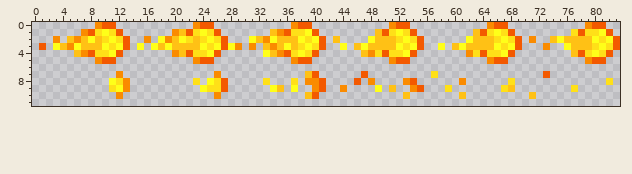
Sprite sheet, stored at media/fireball-x.png. Above, as it was before the edit.
The file is 84x12 pixels.
After the commit:
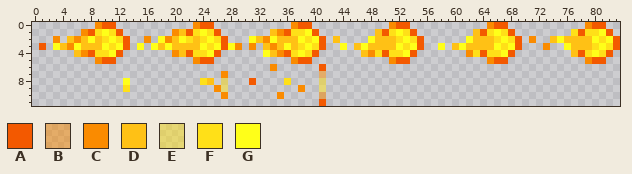
Palette (. is transparent): A #f35900  B #fa8b0080  C #fa8b00  D #ffc115  E #ffe01880  F #ffe018  G #ffff19
From the commit log: New fireball explosion graphics
Changes in this commit:
y 6: x 34 . -> C; x 41 . -> A
y 7: x 12 C -> .; x 26..27 C. -> .C; x 39..41 DA. -> ..B; x 47 A -> .; x 57 F -> .; x 73 A -> .
y 8: x 11..13 GFC -> ..G; x 23..27 F.GFA -> .FD.E; x 31 . -> A; x 33 F -> .; x 36..37 .F -> F.; x 39..41 CCA -> ..E; x 46 A -> .; x 48 C -> .; x 53..54 CA -> ..; x 61 C -> .; x 68 F -> .; x 82 F -> .
y 9: x 11..13 FGC -> ..F; x 24..27 GFFA -> ..CE; x 34..35 GD -> ..; x 37..38 G. -> .C; x 40..41 CA -> .E; x 44 C -> .; x 49 G -> .; x 51 D -> .; x 54..55 CA -> ..; x 59 F -> .; x 67..68 FD -> ..; x 77 F -> .
y 10: x 12 C -> .; x 26..27 C. -> .C; x 35 . -> C; x 39..41 DA. -> ..B; x 53 D -> .; x 61 D -> .; x 71 D -> .
y 11: x 41 . -> A
